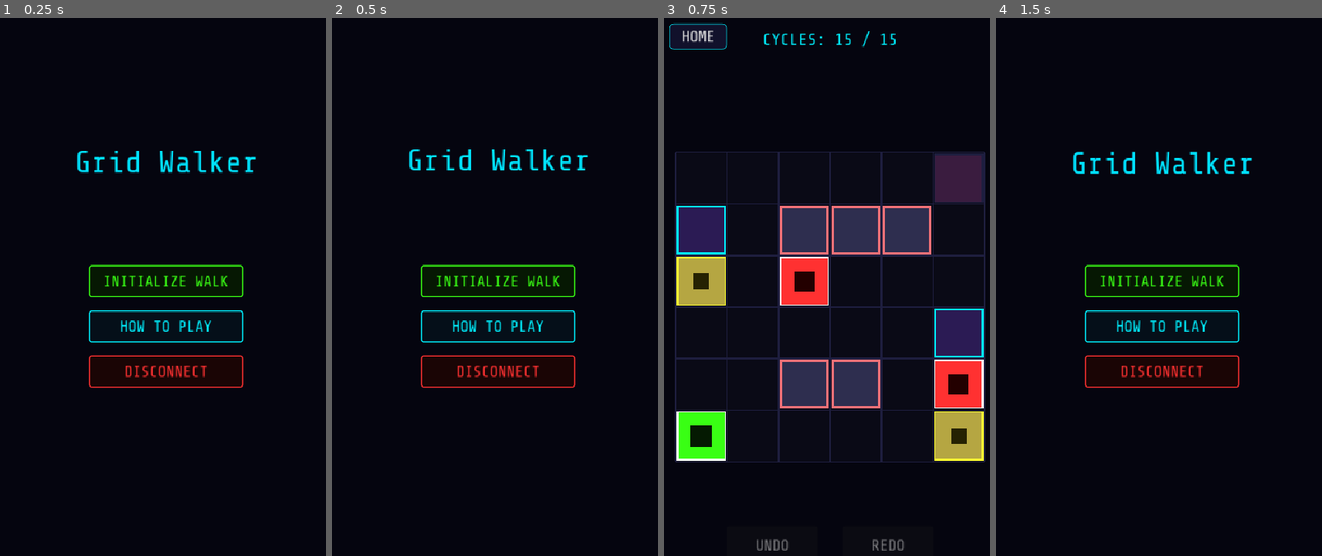
Above: before the commit, frames 1-4 (left to right).
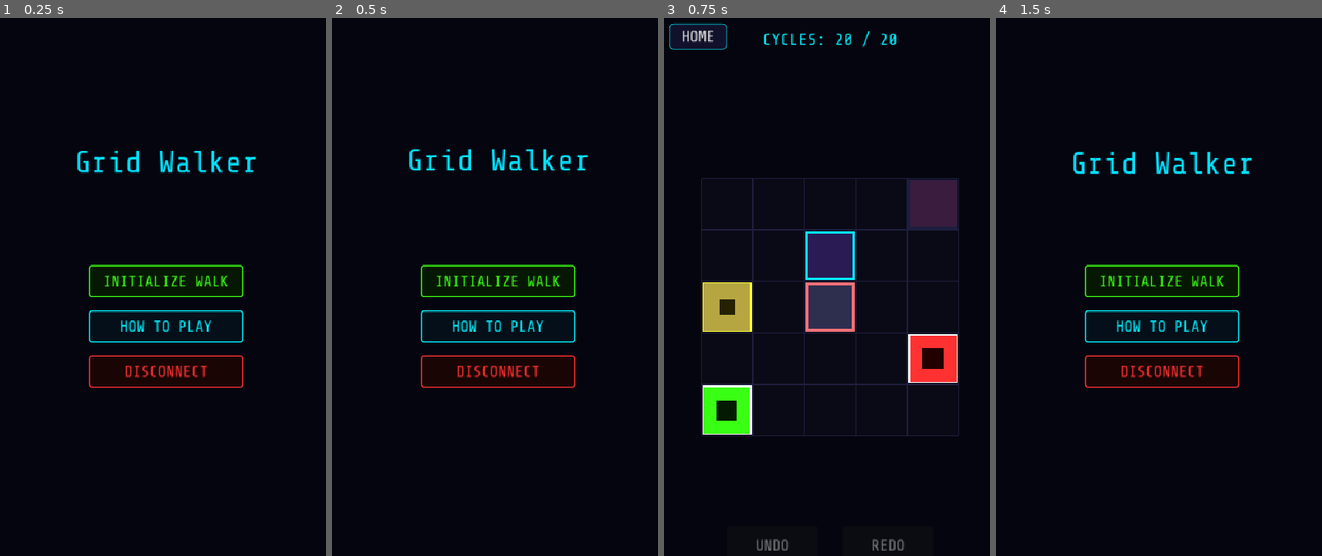
Above: after the commit, the same moments.

Repository: Kartikesh07/grid-walker
Game: Godot game, scene res://title_menu.tscn
Same seed, same stepped clock (60 frames per second), same inputs: the game is played once before the commit and once after it.
Inputs:
- Up to frame 1 (0.25 s): no input
- Up to frame 2 (0.5 s): no input
- Up to frame 3 (0.75 s): click "INITIALIZE WALK" at 0.5 s
- Up to frame 4 (1.5 s): click "HOME" at 1.25 s

Frames 1-2 are identical in both runs. In frame 3, 25% of the frame differs, in the area x 3-99%, y 2-83%; in frame 4, nothing differs.

Commit message:
feat: rebalance campaign level limits and difficulty curves

Diff:
--- a/level_1.tres
+++ b/level_1.tres
@@ -4,12 +4,13 @@
 
 [resource]
 script = ExtResource("1_kngh3")
-width = 6
-height = 6
-admin_start_pos = Vector2i(0, 5)
-zombie_start_positions = [Vector2i(5, 4), Vector2i(2, 2)]
-wall_positions = [Vector2i(2, 1), Vector2i(3, 1), Vector2i(4, 1), Vector2i(2, 4), Vector2i(3, 4)]
-gc_tile_positions = [Vector2i(0, 1), Vector2i(5, 3)]
-emp_start_positions = [Vector2i(0, 2), Vector2i(5, 5)]
-exit_position = Vector2i(5, 0)
+width = 5
+height = 5
+max_cycles = 20
+admin_start_pos = Vector2i(0, 4)
+zombie_start_positions = [Vector2i(4, 3)]
+wall_positions = [Vector2i(2, 2)]
+gc_tile_positions = [Vector2i(2, 1)]
+emp_start_positions = [Vector2i(0, 2)]
+exit_position = Vector2i(4, 0)
 metadata/_custom_type_script = "uid://c12jlfixkd3jy"
--- a/level_2.tres
+++ b/level_2.tres
@@ -4,13 +4,13 @@
 
 [resource]
 script = ExtResource("1_kngh3")
-width = 7
-height = 7
-max_cycles = 18
-admin_start_pos = Vector2i(0, 6)
-zombie_start_positions = [Vector2i(6, 6), Vector2i(3, 3), Vector2i(0, 0)]
-wall_positions = [Vector2i(3, 1), Vector2i(3, 2), Vector2i(3, 4), Vector2i(3, 5), Vector2i(1, 3), Vector2i(5, 3)]
-gc_tile_positions = [Vector2i(3, 0), Vector2i(3, 6), Vector2i(0, 3), Vector2i(6, 3)]
-emp_start_positions = [Vector2i(0, 5), Vector2i(6, 1)]
-exit_position = Vector2i(6, 0)
+width = 6
+height = 6
+max_cycles = 25
+admin_start_pos = Vector2i(0, 5)
+zombie_start_positions = [Vector2i(5, 4), Vector2i(2, 2)]
+wall_positions = [Vector2i(2, 1), Vector2i(3, 1), Vector2i(4, 1), Vector2i(2, 4), Vector2i(3, 4)]
+gc_tile_positions = [Vector2i(0, 1), Vector2i(5, 3)]
+emp_start_positions = [Vector2i(0, 2), Vector2i(5, 5)]
+exit_position = Vector2i(5, 0)
 metadata/_custom_type_script = "uid://c12jlfixkd3jy"
--- a/level_3.tres
+++ b/level_3.tres
@@ -6,7 +6,7 @@
 script = ExtResource("1_kngh3")
 width = 8
 height = 8
-max_cycles = 22
+max_cycles = 35
 admin_start_pos = Vector2i(0, 7)
 zombie_start_positions = [Vector2i(7, 7), Vector2i(4, 4), Vector2i(3, 2), Vector2i(1, 1)]
 wall_positions = [Vector2i(1, 6), Vector2i(2, 6), Vector2i(3, 6), Vector2i(5, 1), Vector2i(6, 1), Vector2i(2, 2), Vector2i(2, 3), Vector2i(5, 4), Vector2i(5, 5)]
Not shown, changed: grid-walker.apk
